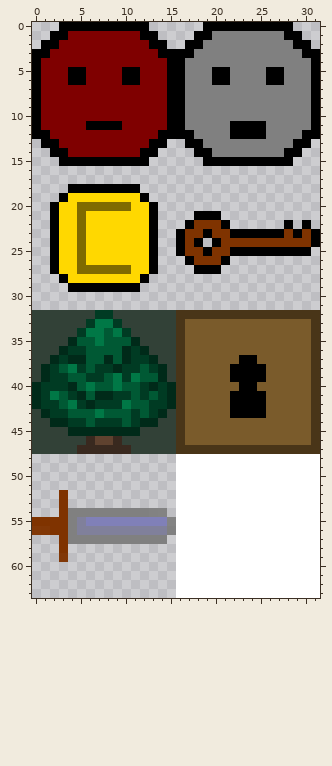
Two states of a pixel-art sprite, assets/Untitled.png. The picture above is the old version.
The file is 32x64 pixels. Pixels under 10% opacity are left out. Colours within 5 levels of each other are drawn and written as one.
New version:
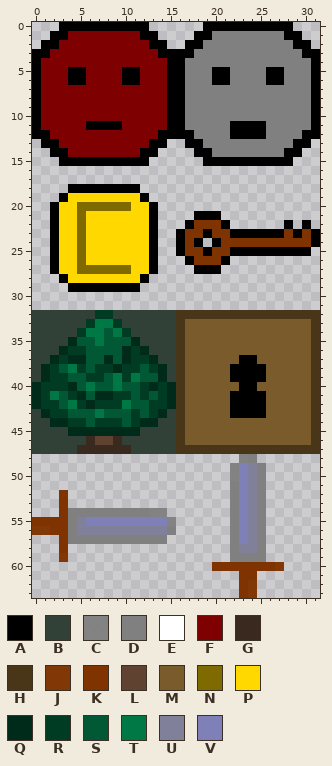
Palette (. is transparent): A #000000  B #324137  C #808080f6  D #808080  E #ffffff  F #7f0000  G #39291f  H #493518  J #7f3300f7  K #7f3300  L #5f422f  M #7a5b2b  N #7f6a00  P #ffd800  Q #002a19  R #003b23  S #005934  T #007846  U #80809b  V #8080b8
The exact change:
@@ x 14..31 @@
 47 BBHHHHHHHHHHHHHHHH
-48 ..EEEEEEEEEEEEEEEE
-49 ..EEEEEEEEEEEEEEEE
-50 ..EEEEEEEEEEEEEEEE
-51 ..EEEEEEEEEEEEEEEE
-52 ..EEEEEEEEEEEEEEEE
-53 ..EEEEEEEEEEEEEEEE
-54 C.EEEEEEEEEEEEEEEE
-55 VCEEEEEEEEEEEEEEEE
-56 UDEEEEEEEEEEEEEEEE
-57 D.EEEEEEEEEEEEEEEE
-58 ..EEEEEEEEEEEEEEEE
-59 ..EEEEEEEEEEEEEEEE
-60 ..EEEEEEEEEEEEEEEE
-61 ..EEEEEEEEEEEEEEEE
-62 ..EEEEEEEEEEEEEEEE
-63 ..EEEEEEEEEEEEEEEE
+48 .........CD.......
+49 ........CVUD......
+50 ........CVUD......
+51 ........DVUD......
+52 ........DVUD......
+53 ........DVUD......
+54 C.......DVUD......
+55 VC......DVUD......
+56 UD......DVUD......
+57 D.......DVUD......
+58 ........DUUD......
+59 ........DDDD......
+60 ......KKKKKKKJ....
+61 .........KK.......
+62 .........KJ.......
+63 .........KJ.......
Where, in picture pixels (left, top, right, bottom), the same in both pictures:
changed: (176, 454, 320, 598)
